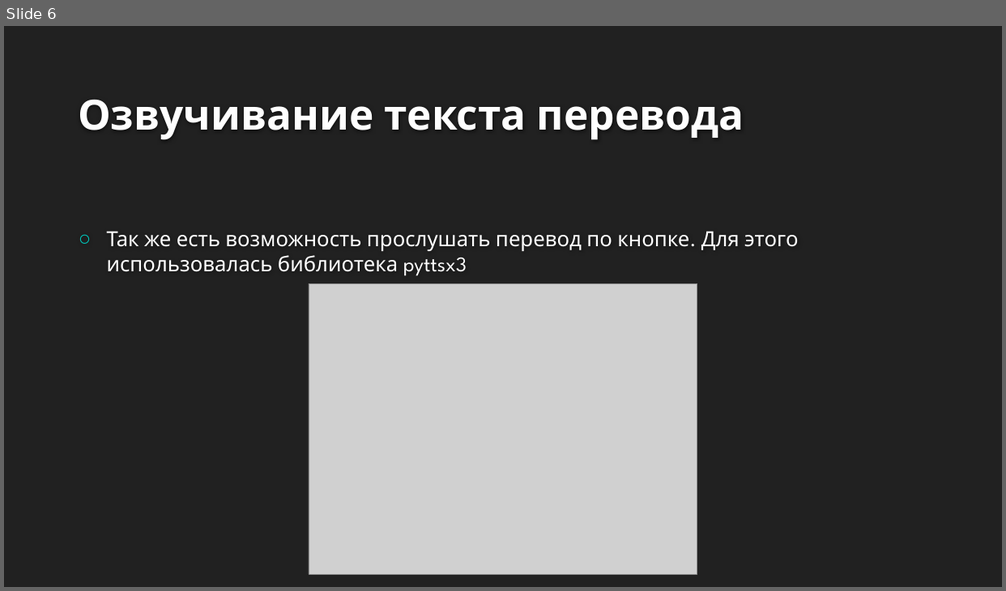
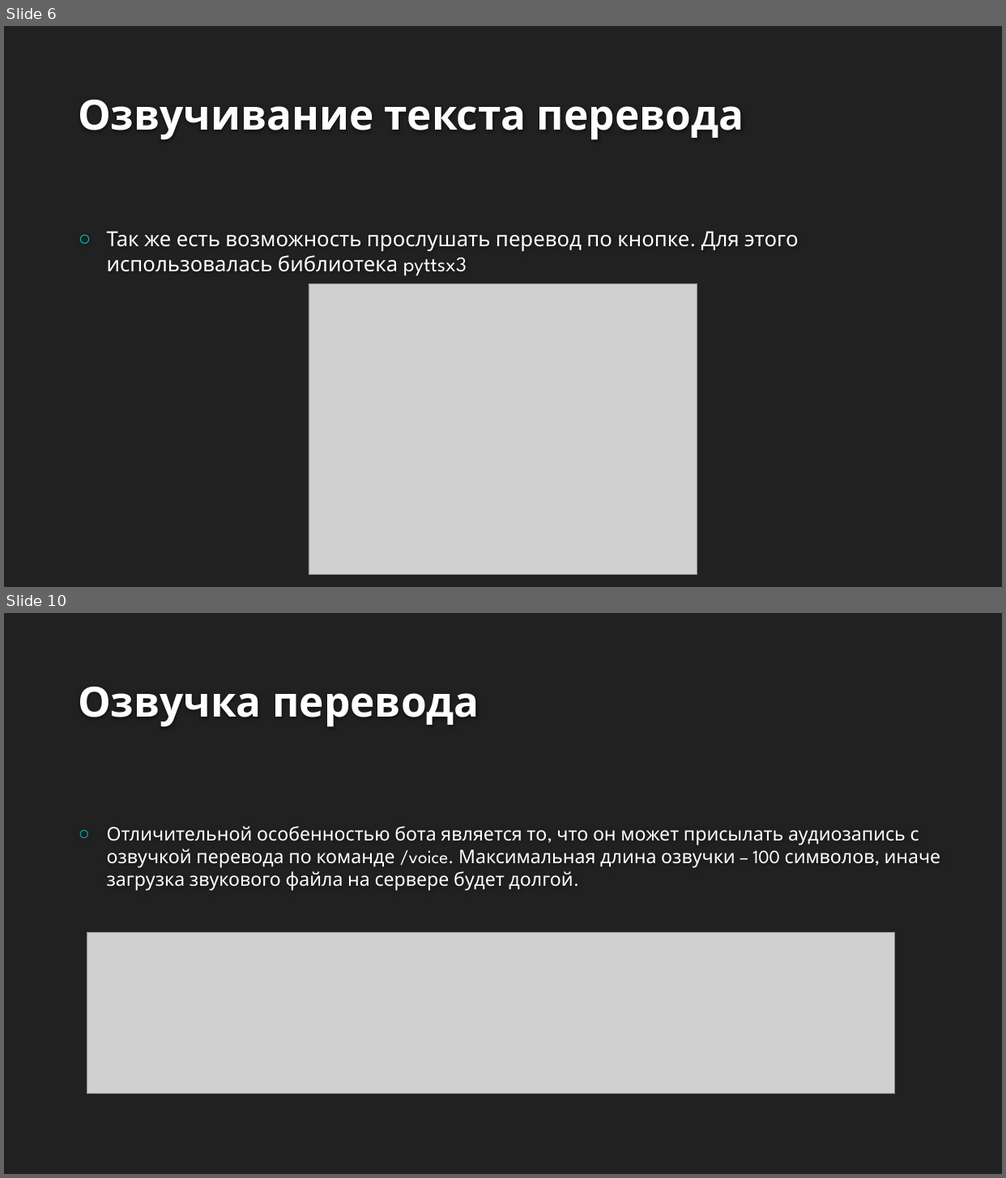
Before and after one commit to EmiAsk/TranslatorSirius, a slide deck: Презентация и записка/Презентация.pptx. Shown one above the other, each under a label of ours: slide 6 before the commit, slides 6 and 10 after it; the slides between them are not shown. The pictures are 1006x591 and 1006x1178 pixels, drawn with LibreOffice and Linux fonts; fonts in the diff are those of the drawing; grey boxes stand for pictures; background and template pictures are left out. Boxes give left, top, right and bottom in pixels: in the first picture for what was removed or moved away, otherwise in the second. Text is boxed around its words. In the diff, an @@ line names an element or a change of style, - is before the commit and + after.

```diff
--- a/Презентация и записка/Презентация.pptx
+++ b/Презентация и записка/Презентация.pptx
@@ slide 10 added at <box>4,613,1002,1174</box>, background #212121 @@
@@ title added at <box>78,687,479,727</box>, 40 pt, text #FEFEFE, bold @@
+Озвучка перевода
@@ text added at <box>107,826,941,891</box>, 18 pt, text #FFFFFF @@
+○ Отличительной особенностью бота является то, что он может присылать аудиозапись с озвучкой перевода по команде /voice. Максимальная длина озвучки – 100 символов, иначе загрузка звукового файла на сервере будет долгой.
@@ picture added at <box>87,933,894,1093</box> @@
```
Also in this commit, not shown: 3 slides changed, 5 other slides added, 2 other files.
